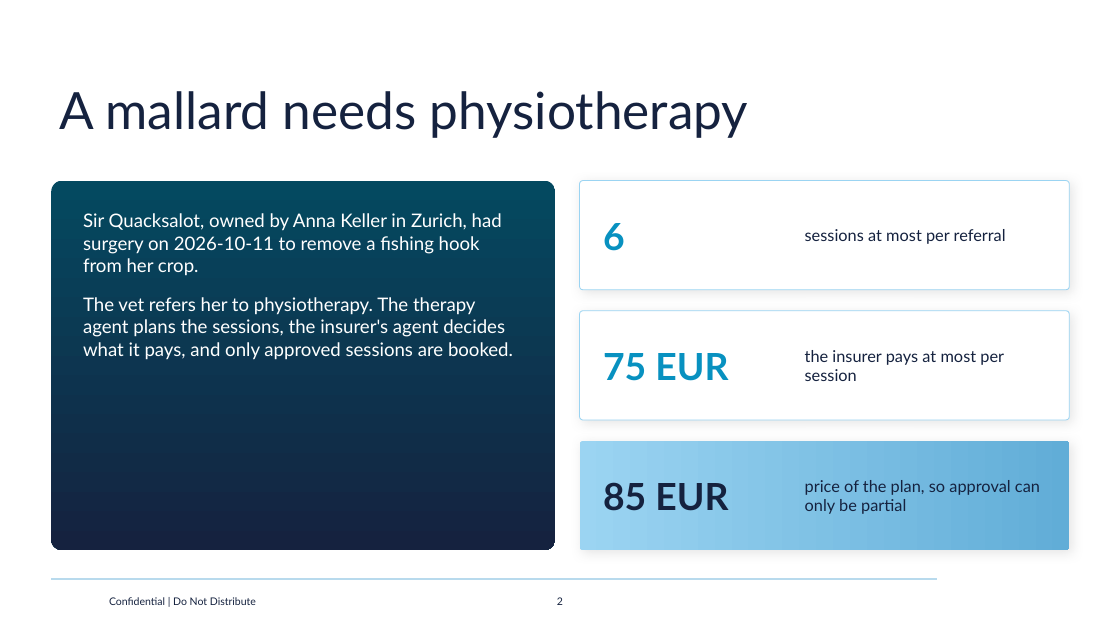
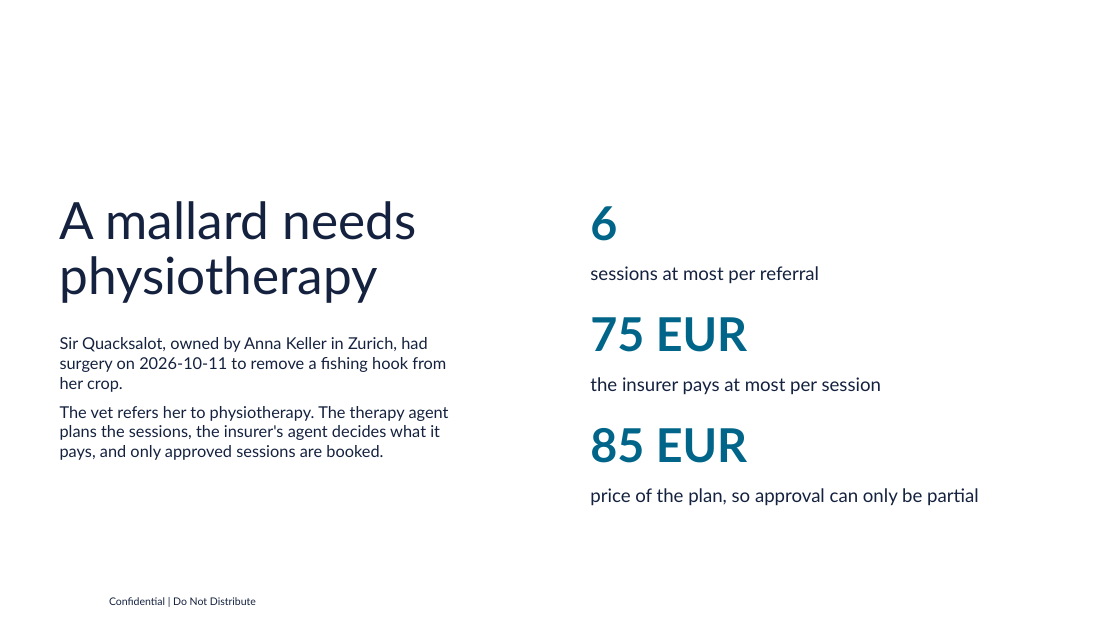
Before and after one commit to HanSolo/duckinsurance, a slide deck: slide 2 of Duck_agents_Azul.pptx. Drawn at 1120x630 pixels with LibreOffice and Linux fonts; fonts in the diff are those of the drawing; background and template pictures are left out. Boxes give left, top, right and bottom in pixels: in the first picture for what was removed or moved away, otherwise in the second. Text is boxed around its words. In the diff, an @@ line names an element or a change of style, - is before the commit and + after.

```diff
--- a/Duck_agents_Azul.pptx
+++ b/Duck_agents_Azul.pptx
@@ title "A mallard needs physiotherapy" rewrapped from (x1=60, y1=91, x2=748, y2=138) to (x1=60, y1=201, x2=417, y2=303) @@
@@ rounded rectangle removed at (x1=51, y1=181, x2=555, y2=550) @@
@@ rounded rectangle removed at (x1=580, y1=181, x2=1070, y2=290) @@
@@ text added at (x1=590, y1=206, x2=979, y2=506), 16 pt, text #15223F @@
+6
+sessions at most per referral
+75 EUR
+the insurer pays at most per session
+85 EUR
+price of the plan, so approval can only be partial
@@ text removed at (x1=603, y1=223, x2=625, y2=251) @@
-6
@@ text removed at (x1=805, y1=229, x2=1006, y2=244) @@
-sessions at most per referral
@@ text "Sir Quacksalot, owned by Anna ..." moved from (x1=83, y1=213, x2=513, y2=360) to (x1=60, y1=337, x2=449, y2=460) @@
@@ text "Sir Quacksalot, owned by Anna ..." at (x1=60, y1=337, x2=449, y2=460): size 16 to 14 pt, text colour #FFFFFF to #15223F; less space between paragraphs; more space between paragraphs @@
@@ rounded rectangle removed at (x1=580, y1=311, x2=1070, y2=420) @@
@@ text removed at (x1=603, y1=353, x2=728, y2=381) @@
-75 EUR
@@ text removed at (x1=805, y1=350, x2=1004, y2=381) @@
-the insurer pays at most per session
@@ rounded rectangle removed at (x1=580, y1=441, x2=1070, y2=550) @@
@@ text removed at (x1=603, y1=482, x2=728, y2=511) @@
-85 EUR
@@ text removed at (x1=805, y1=480, x2=1040, y2=514) @@
-price of the plan, so approval can only be partial
@@ line removed from (51, 579) to (937, 579) @@
@@ line added from (51, 579) to (341, 579), #FFFFFF 1.5 pt @@
@@ page number removed at (x1=557, y1=597, x2=563, y2=605) @@
-2
```
Also in this commit, not shown: 9 other slides changed, 2 slides added, 1 slide removed, 10 other files.
